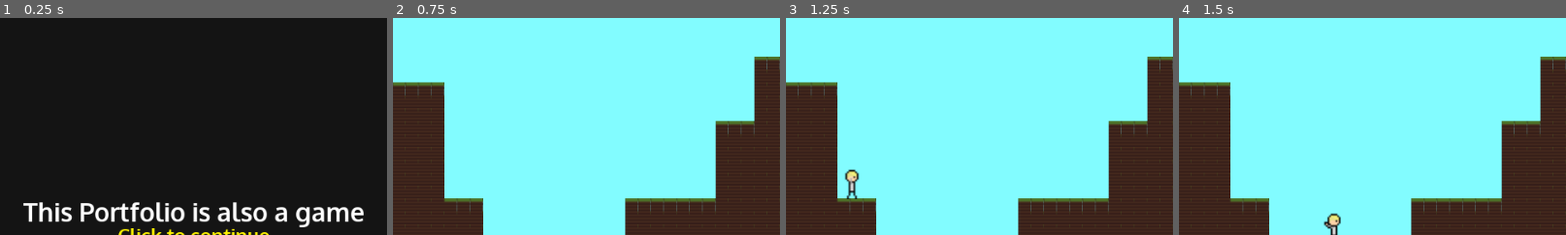
Above: before the commit, frames 1-4 (left to right).
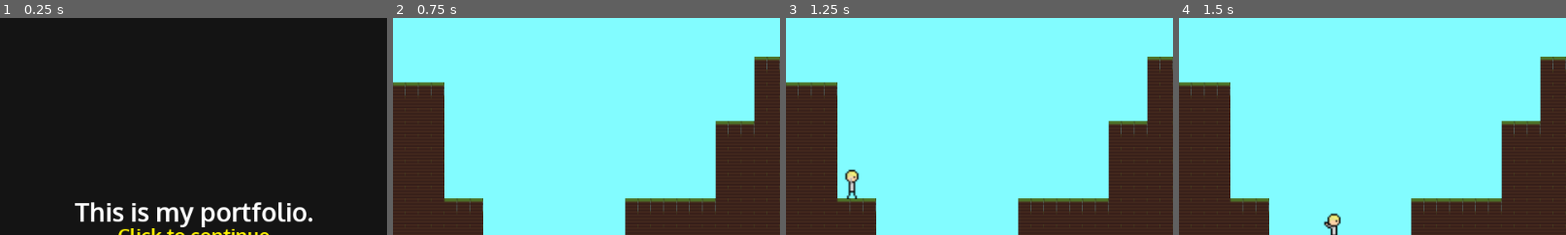
Above: after the commit, the same moments.

Repository: FireSquid6/personal-site
Game: Godot game, scene res://main.tscn
Same seed, same stepped clock (60 frames per second), same inputs: the game is played once before the commit and once after it.
Inputs (mouse positions are % of the whole screen's width and height, from its top left):
- Up to frame 1 (0.25 s): no input
- Up to frame 2 (0.75 s): tap Enter at 0.5 s; move the mouse to (72, 45) at 0.52 s; hold Right (platformer_move_right) from 0.53 s (still down); click (72, 45) at 0.6 s
- Up to frame 3 (1.25 s): keep holding Right (platformer_move_right); tap Space (platformer_jump) at 0.77 s
- Up to frame 4 (1.5 s): keep holding Right (platformer_move_right); move the mouse to (30, 55) at 1.27 s; right-click (30, 55) at 1.35 s
The pictures show only the part of the screen within x 25-75%, y 6-55%; the shares and areas given below are measured in that part.

The runs differ from the first frame. In frame 1, 4.3% of the frame differs, in the area x 6-94%, y 84-97%; in frame 2, nothing differs; in frame 3, nothing differs; in frame 4, nothing differs.

Commit message:
ignore ide_messaging

Diff:
--- a/game/src/main.tscn
+++ b/game/src/main.tscn
@@ -31,7 +31,7 @@
 margin_right = 211.5
 margin_bottom = 42.5
 custom_fonts/font = SubResource( 1 )
-text = "This Portfolio is also a game"
+text = "This is my portfolio."
 align = 1
 valign = 1
 
--- a/game/src/platformer/instances/player/player.tscn
+++ b/game/src/platformer/instances/player/player.tscn
@@ -8,6 +8,7 @@
 [ext_resource path="res://platformer/instances/player/states/state_moving.gd" type="Script" id=6]
 [ext_resource path="res://platformer/instances/player/states/state_dead.gd" type="Script" id=7]
 [ext_resource path="res://platformer/instances/player/state_spin.gd" type="Script" id=8]
+[ext_resource path="res://platformer/assets/player_dive.png" type="Texture" id=9]
 
 [sub_resource type="AtlasTexture" id=10]
 atlas = ExtResource( 2 )
@@ -99,6 +100,11 @@
 
 [sub_resource type="SpriteFrames" id=8]
 animations = [ {
+"frames": [ ExtResource( 9 ) ],
+"loop": true,
+"name": "Dive",
+"speed": 5.0
+}, {
 "frames": [ SubResource( 10 ), SubResource( 11 ), SubResource( 12 ), SubResource( 13 ), SubResource( 14 ), SubResource( 15 ), SubResource( 16 ), SubResource( 17 ), SubResource( 18 ), SubResource( 19 ), SubResource( 20 ), SubResource( 21 ), SubResource( 22 ) ],
 "loop": true,
 "name": "Dying",
@@ -174,7 +180,7 @@
 
 [node name="Sprite" type="AnimatedSprite" parent="."]
 frames = SubResource( 8 )
-animation = "Idle"
+animation = "Dive"
 playing = true
 
 [node name="CollisionShape2D" type="CollisionShape2D" parent="."]
Not shown, removed: game/src/.mono/metadata/ide_messaging_meta.txt
Not shown: 2 places in game/src/platformer/instances/player/player.tscn that only renumber resources
Not shown, changed: .gitignore
